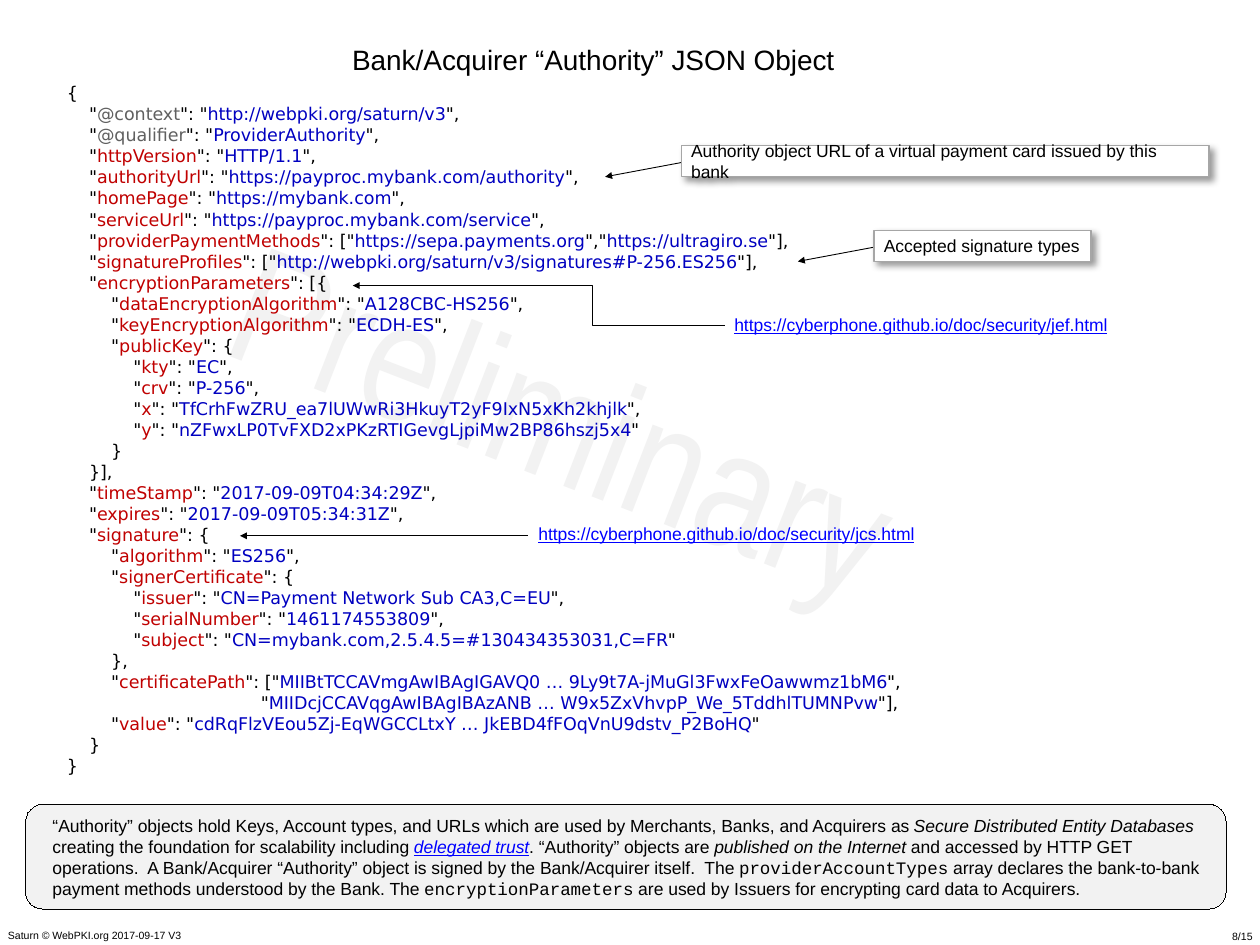
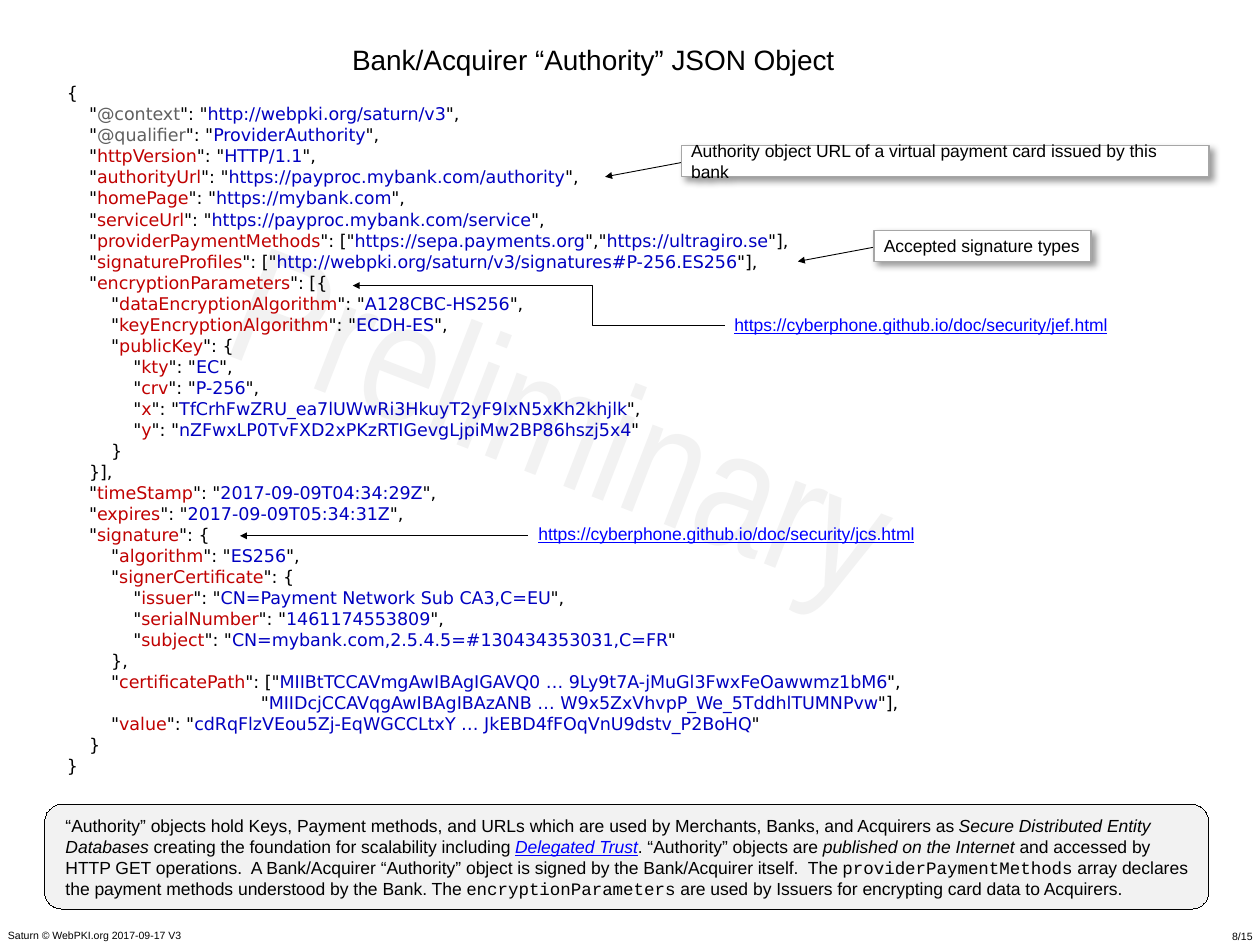
Before and after one commit to cyberphone/doc, a slide deck: slide 8 of saturn/saturn-v3-presentation.pptx. Drawn at 1260x945 pixels with LibreOffice and Linux fonts; fonts in the diff are those of the drawing. Boxes give left, top, right and bottom in pixels: in the first picture for what was removed or moved away, otherwise in the second. Text is boxed around its words. In the diff, an @@ line names an element or a change of style, - is before the commit and + after.

```diff
--- a/saturn/saturn-v3-presentation.pptx
+++ b/saturn/saturn-v3-presentation.pptx
@@ rounded rectangle "“Authority” objects hold Keys, Payment ...": place and size @@
-rounded rectangle "“Authority” objects hold Keys, Payment ..." at bbox=[25, 804, 1226, 908]
+rounded rectangle "“Authority” objects hold Keys, Payment ..." at bbox=[44, 804, 1208, 908]
@@ text in rounded rectangle at bbox=[65, 819, 1188, 899]: text changed @@
-“Authority” objects hold Keys, Account types, and URLs which are used by Merchants, Banks, and Acquirers as Secure Distributed Entity Databases creating the foundation for scalability including delegated trust. “Authority” objects are published on the Internet and accessed by HTTP GET operations. A Bank/Acquirer “Authority” object is signed by the Bank/Acquirer itself. The providerAccountTypes array declares the bank-to-bank payment methods understood by the Bank. The encryptionParameters are used by Issuers for encrypting card data to Acquirers.
+“Authority” objects hold Keys, Payment methods, and URLs which are used by Merchants, Banks, and Acquirers as Secure Distributed Entity Databases creating the foundation for scalability including Delegated Trust. “Authority” objects are published on the Internet and accessed by
+HTTP GET operations. A Bank/Acquirer “Authority” object is signed by the Bank/Acquirer itself. The providerPaymentMethods array declares
+the payment methods understood by the Bank. The encryptionParameters are used by Issuers for encrypting card data to Acquirers.
```
Also in this commit, not shown: 3 other slides changed, 1 other file.
